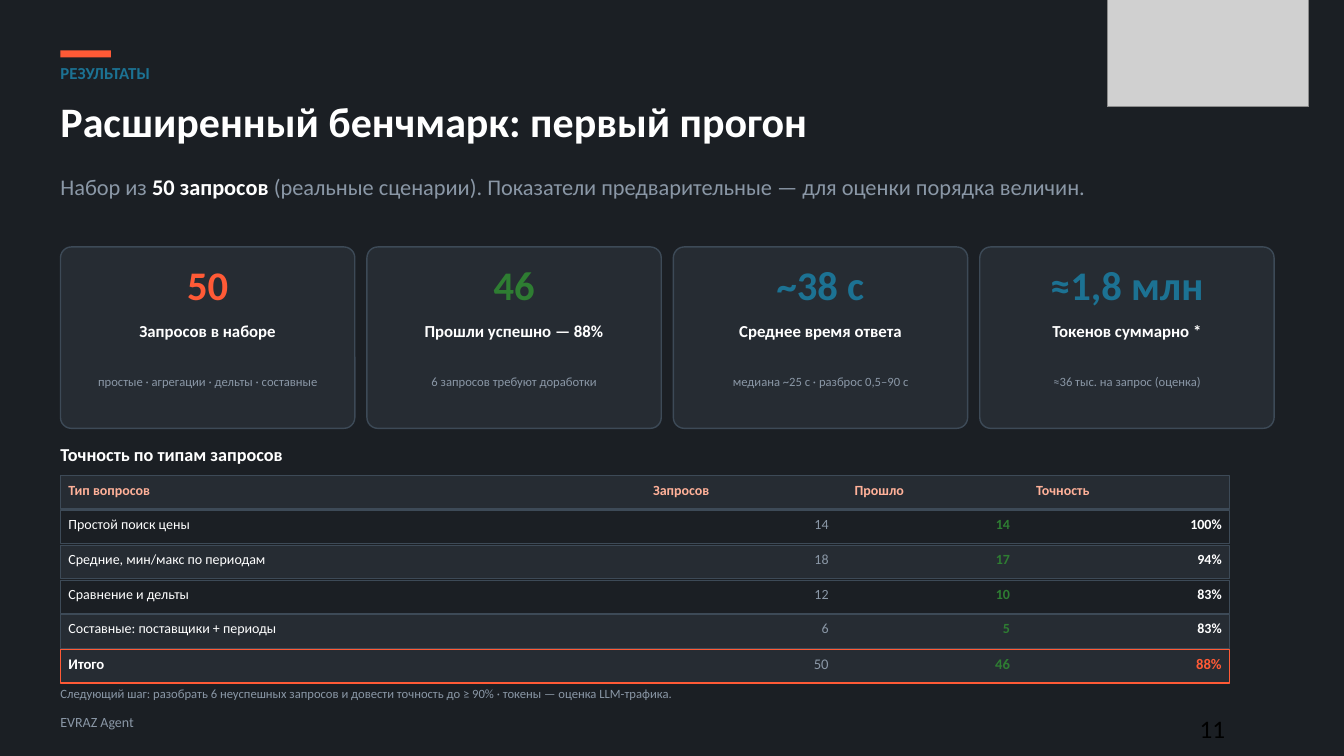
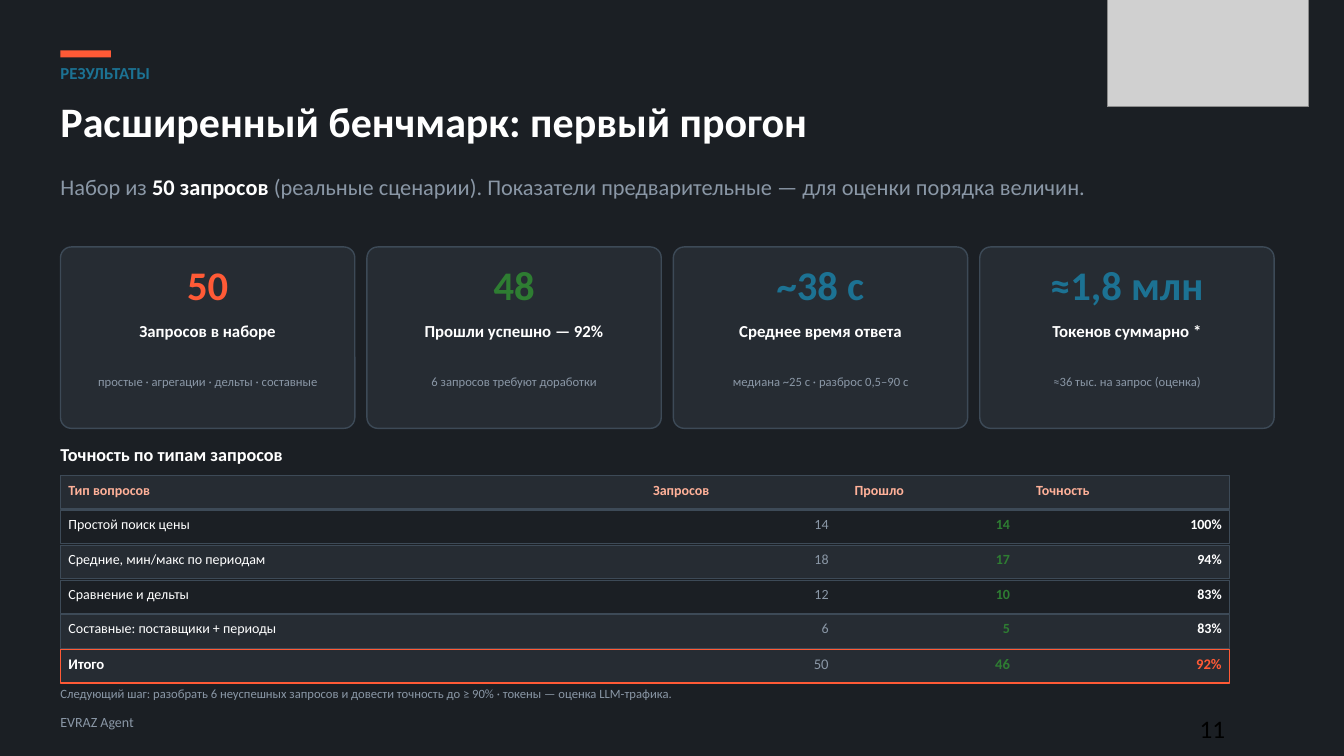
Before and after one commit to kostIT13/EVRAZ_ExcelAgent, a slide deck: slide 11 of data/EVRAZ_Agent_defense.pptx. Drawn at 1344x756 pixels with LibreOffice and Linux fonts; fonts in the diff are those of the drawing; grey boxes stand for pictures. Boxes give left, top, right and bottom in pixels: in the first picture for what was removed or moved away, otherwise in the second. Text is boxed around its words. In the diff, an @@ line names an element or a change of style, - is before the commit and + after.

```diff
--- a/data/EVRAZ_Agent_defense.pptx
+++ b/data/EVRAZ_Agent_defense.pptx
@@ text at bbox=[494, 272, 535, 300]: text changed @@
-46
+48
@@ text at bbox=[425, 325, 603, 340]: text changed @@
-Прошли успешно — 88%
+Прошли успешно — 92%
@@ text at bbox=[1196, 659, 1221, 669]: text changed @@
-88%
+92%
```
Also in this commit, not shown: 1 other file.
